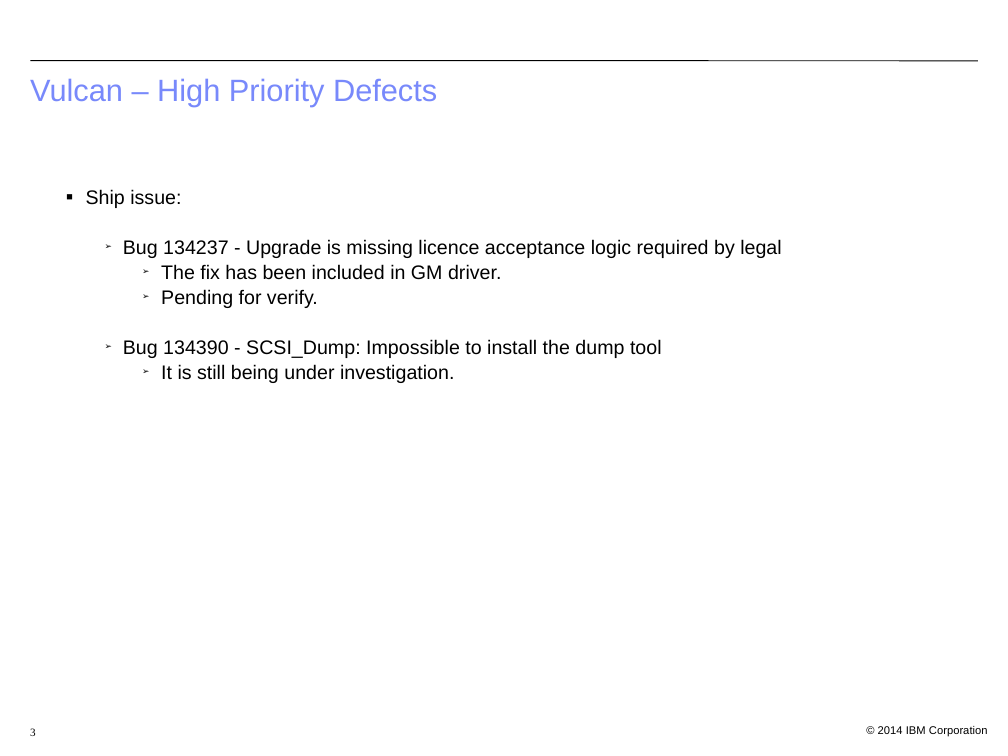
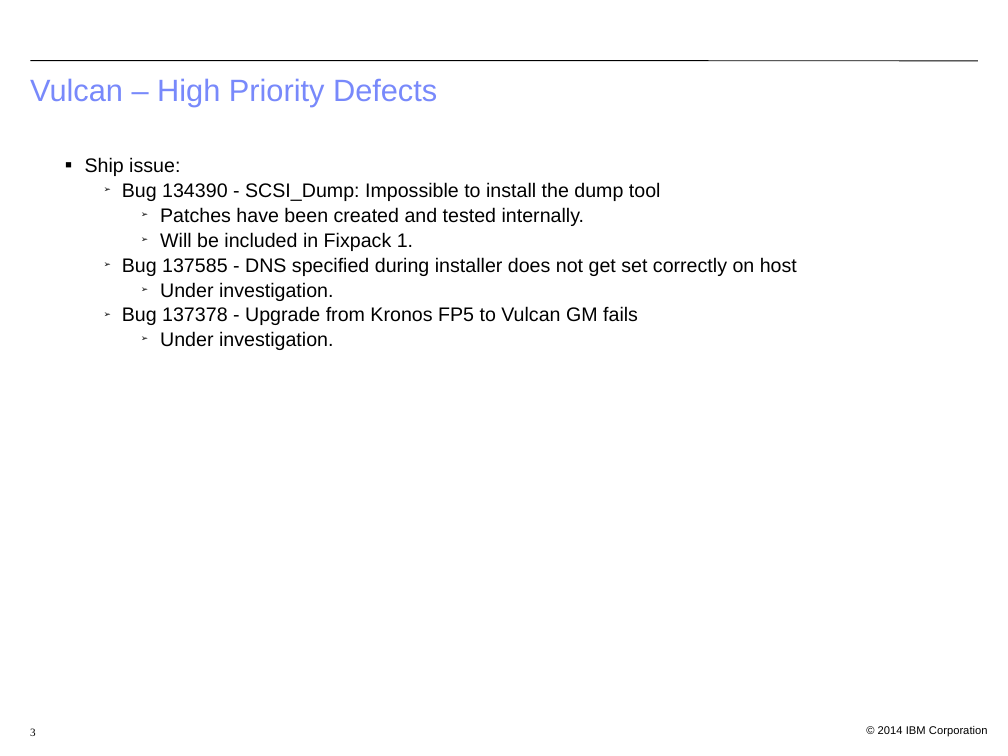
Before and after one commit to bjwt/test, a slide deck: slide 3 of bugs/Vulcan Defect Status.odp. Drawn at 1008x756 pixels with LibreOffice and Linux fonts; fonts in the diff are those of the drawing; background and template pictures are left out. Boxes give left, top, right and bottom in pixels: in the first picture for what was removed or moved away, otherwise in the second. Text is boxed around its words. In the diff, an @@ line names an element or a change of style, - is before the commit and + after.

```diff
--- a/bugs/Vulcan Defect Status.odp
+++ b/bugs/Vulcan Defect Status.odp
@@ text "Ship issue:": place and size @@
-text "Ship issue:" at bbox=[86, 189, 781, 383]
+text "Ship issue:" at bbox=[85, 157, 797, 350]
@@ text at bbox=[122, 207, 797, 350]: text changed @@
-    ➢ It is still being under investigation.
+    ➢ Patches have been created and tested internally.
+    ➢ Will be included in Fixpack 1.
+  ➢ Bug 137585 - DNS specified during installer does not get set correctly on host
+    ➢ Under investigation.
+  ➢ Bug 137378 - Upgrade from Kronos FP5 to Vulcan GM fails
+    ➢ Under investigation.
@@ text at bbox=[123, 239, 781, 308]: paragraphs removed @@
-  ➢ Bug 134237 - Upgrade is missing licence acceptance logic required by legal
-    ➢ The fix has been included in GM driver.
-    ➢ Pending for verify.
```
Also in this commit, not shown: 3 other slides changed, 2 other files.
